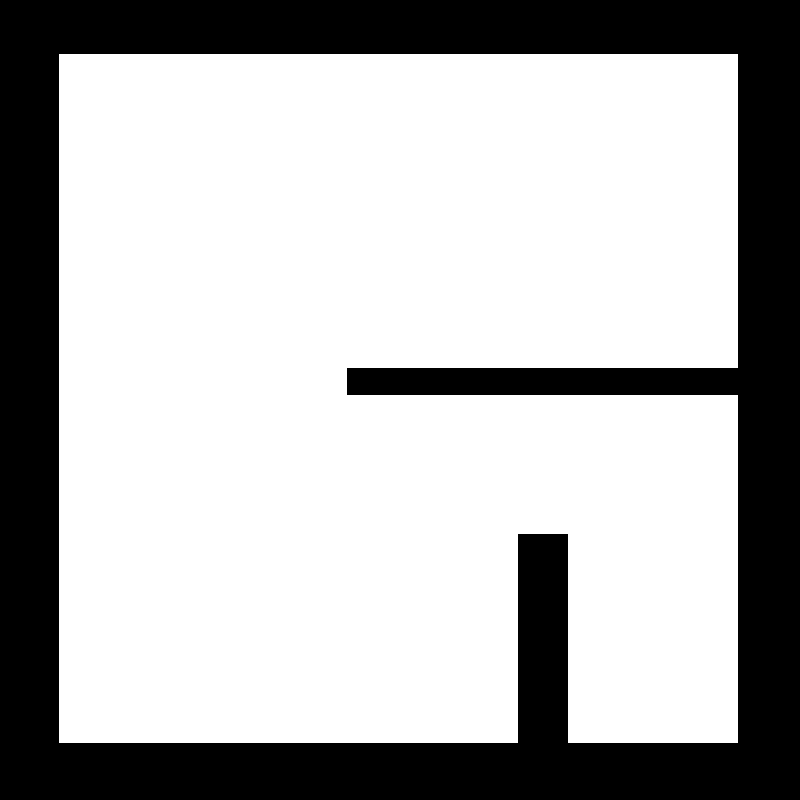
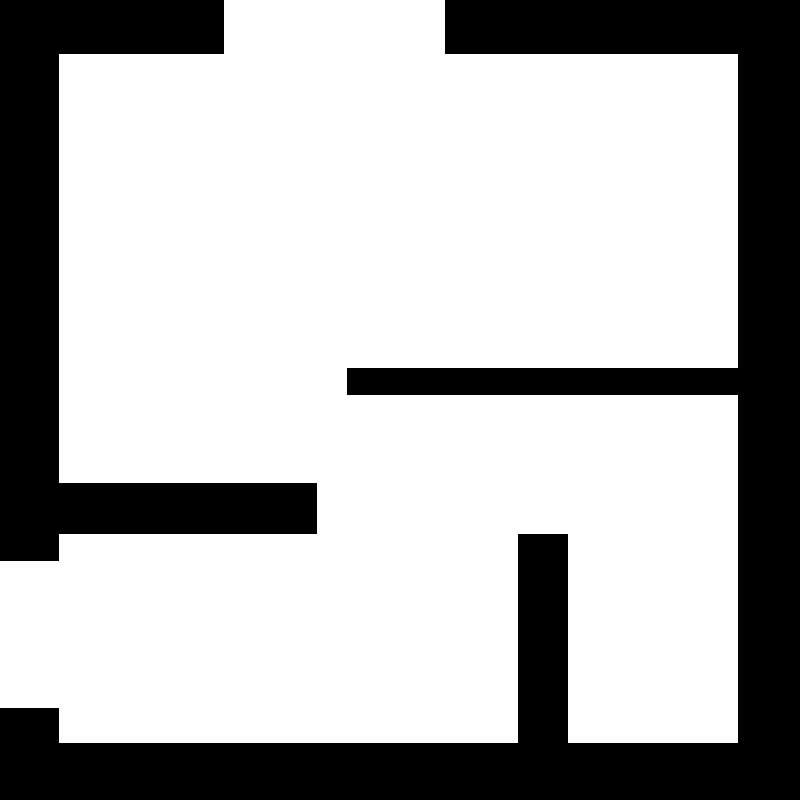
Revision of a layered 800x800 image; what changed, layer by layer:
added layer "Прямоугольник 7" above "Прямоугольник 6" over (59, 483, 317, 534)
painted on "Прямоугольник 2", unmasked it over (0, 561, 59, 708)
painted on "Прямоугольник 1", unmasked it over (224, 0, 445, 54)
